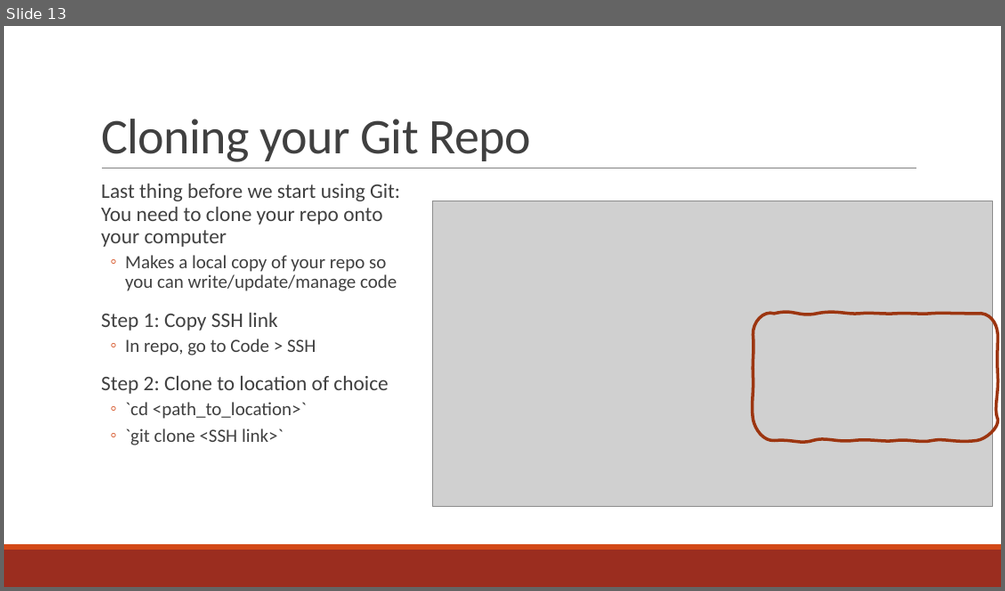
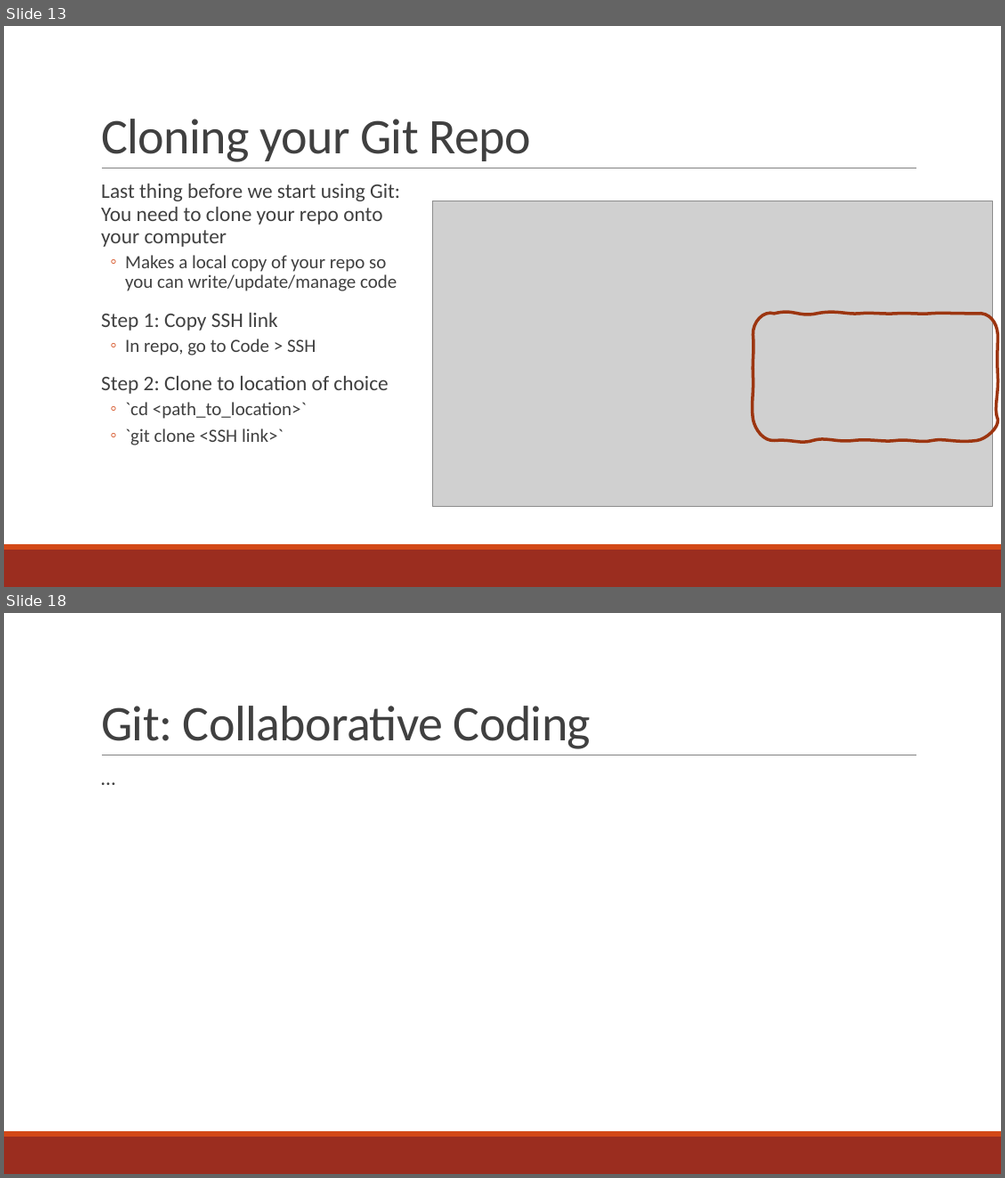
Before and after one commit to curtispmartin/Education, a slide deck: Working/2_VersionControl/2_VersionControl.pptx. Shown one above the other, each under a label of ours: slide 13 before the commit, slides 13 and 18 after it; the slides between them are not shown. The pictures are 1005x591 and 1005x1178 pixels, drawn with LibreOffice and Linux fonts; fonts in the diff are those of the drawing; grey boxes stand for pictures. Boxes give left, top, right and bottom in pixels: in the first picture for what was removed or moved away, otherwise in the second. Text is boxed around its words. In the diff, an @@ line names an element or a change of style, - is before the commit and + after.

```diff
--- a/Working/2_VersionControl/2_VersionControl.pptx
+++ b/Working/2_VersionControl/2_VersionControl.pptx
@@ slide 18 added at <box>4,613,1001,1174</box>, background #FFFFFF; not listed: 3 template elements that a slide beside it also shows @@
@@ title added at <box>101,706,591,749</box>, 48 pt, text #404040 @@
+Git: Collaborative Coding
@@ text added at <box>94,764,916,1093</box>, 20 pt, text #404040 @@
+  …
```
Also in this commit, not shown: 3 slides changed, 3 other slides added, 2 slides removed, 3 other files.
